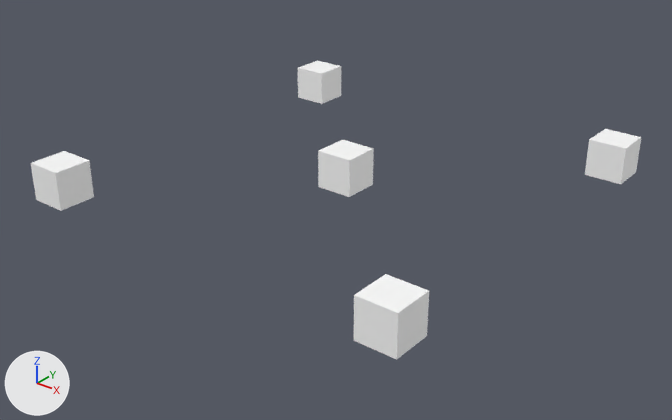
One commit to the OBJ model data/drone.obj: the scene before it, then after it.
One viewpoint serves both versions: a 50 mm camera at (27.0, -34.6, 18.8) aimed at (0.2, -1.0, -1.9). The lights are fixed; the arrows at lower left show +X, +Y and +Z. Where no turn or scale is listed for an object, it has been applied to the vertices.

Names of what the first picture shows: 'drone'.
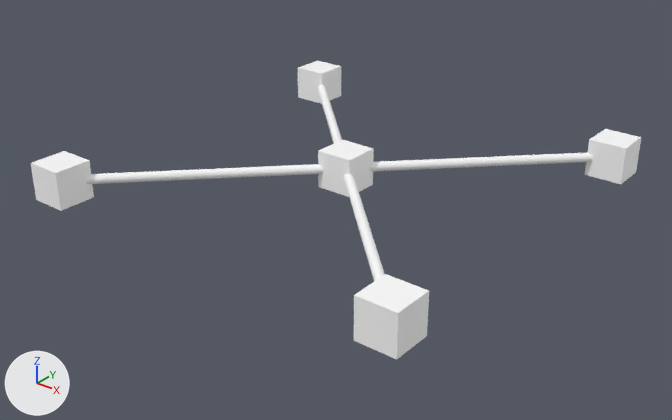
Location of each change, [x1, y1, x2, y2] in pixels of the pictures (672 x 420 px):
part 1 of me_drone, added: after [318, 85, 385, 281]
part 2 of me_drone, added: after [86, 152, 593, 184]

The change, as a list of edits to the scene's bpy script:
```text
Change me_drone:
    used by ob_drone; location = (0.0, 0.0, 0.0)
    remove me_drone.from_pydata(...)  # 40 vertices, 60 faces; spans x -11.0..11.0, y -11.0..11.0, z -1.0..1.0
    add me_drone.from_pydata(...)  # 168 vertices, 308 faces; spans x -11.0..11.0, y -11.0..11.0, z -1.0..1.0
    me_drone part 1: a new loose piece of 64 vertices spanning x -10.1..10.1, y -10.1..10.1, z -0.3..0.3, in mat_material (picture img_drone_png)
    me_drone part 2: a new loose piece of 64 vertices spanning x -10.1..10.1, y -10.1..10.1, z -0.3..0.3, in mat_material (picture img_drone_png)
```
